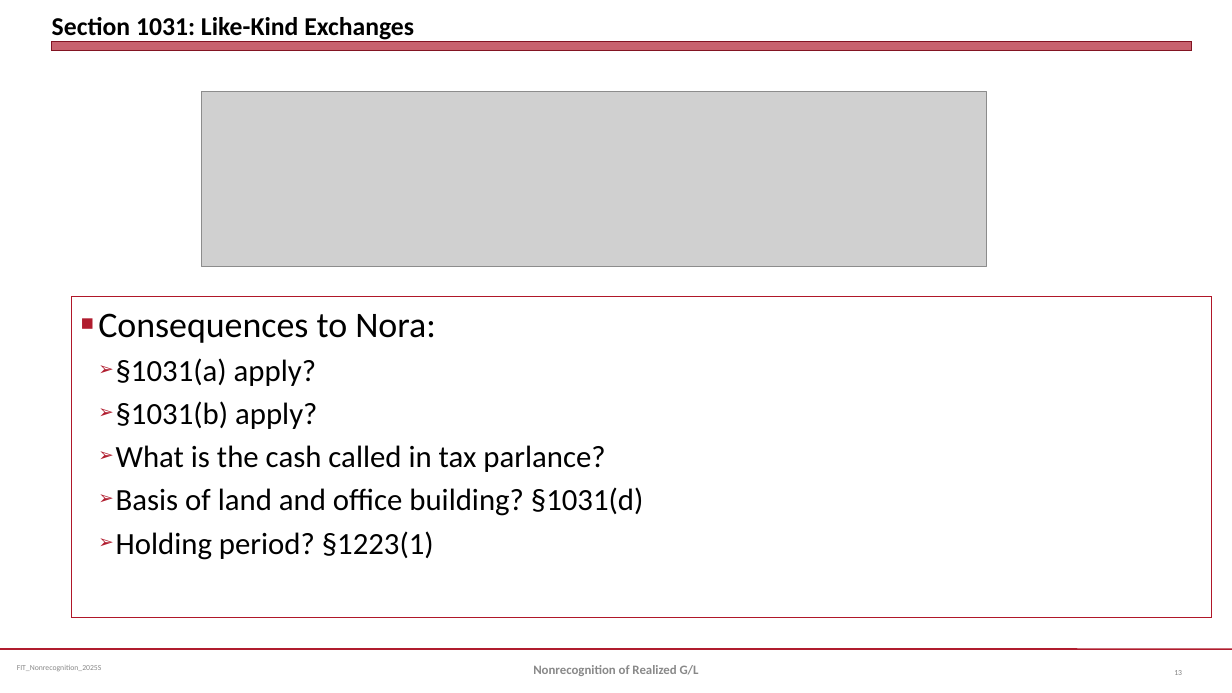
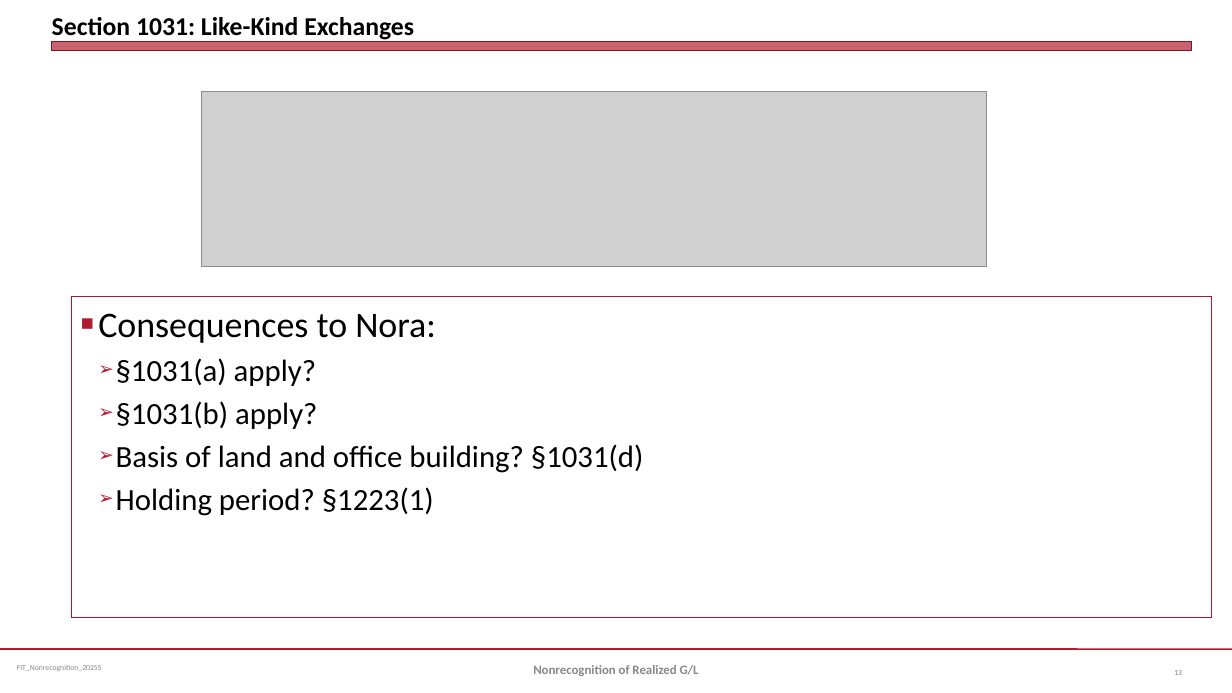
Before and after one commit to jmc877/Fed-Income-Tax, a slide deck: slide 13 of slides/FIT_NonrecognitionGL_2025S.pptx. Drawn at 1232x693 pixels with LibreOffice and Linux fonts; fonts in the diff are those of the drawing; grey boxes stand for pictures. Boxes give left, top, right and bottom in pixels: in the first picture for what was removed or moved away, otherwise in the second. Text is boxed around its words. In the diff, an @@ line names an element or a change of style, - is before the commit and + after.

```diff
--- a/slides/FIT_NonrecognitionGL_2025S.pptx
+++ b/slides/FIT_NonrecognitionGL_2025S.pptx
@@ text in rectangle at [116, 445, 605, 472]: paragraph removed @@
-  ➢ What is the cash called in tax parlance?
```
Also in this commit, not shown: 1 other slide changed, 6 slides added, 1 other file.
